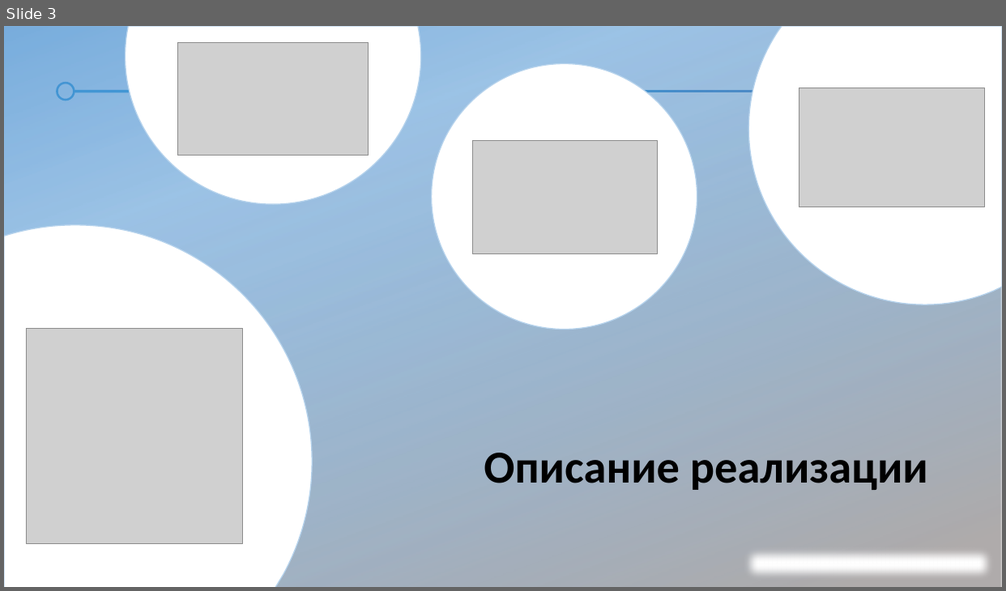
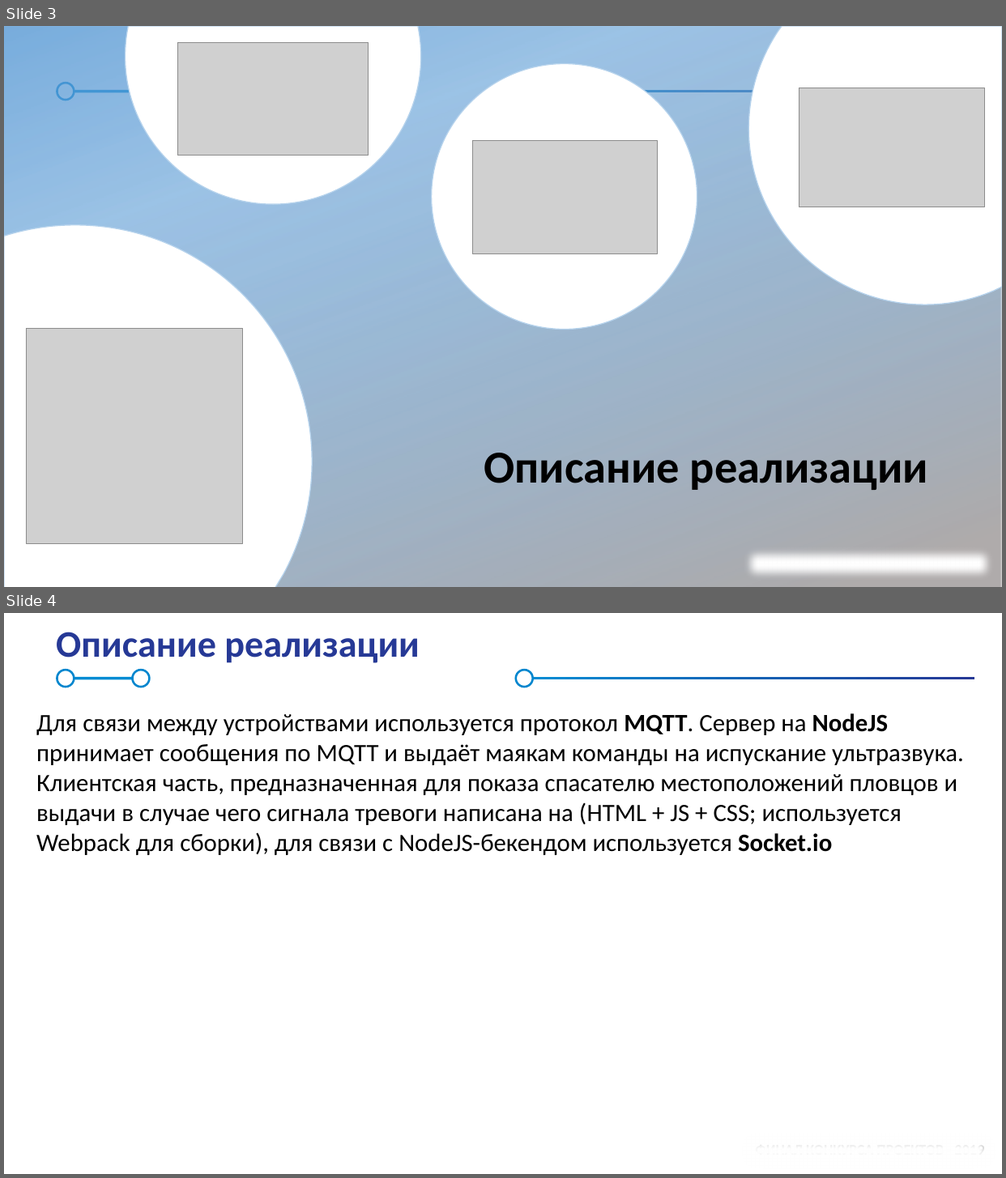
Before and after one commit to hyperapps19/RescuerHelper_presentation, a slide deck: Проект «Помощник спасателя».pptx. Shown one above the other, each under a label of ours: slide 3 before the commit, slides 3 and 4 after it. The pictures are 1006x591 and 1006x1178 pixels, drawn with LibreOffice and Linux fonts; fonts in the diff are those of the drawing; grey boxes stand for pictures; background and template pictures are left out. Boxes give left, top, right and bottom in pixels: in the first picture for what was removed or moved away, otherwise in the second. Text is boxed around its words. In the diff, an @@ line names an element or a change of style, - is before the commit and + after.

Commit message:
Update Проект «Помощник спасателя».pptx
1

```diff
--- a/Проект «Помощник спасателя».pptx
+++ b/Проект «Помощник спасателя».pptx
@@ slide 4 added at <box>4,613,1002,1174</box>, background #FFFFFF; not listed: 7 template elements that a slide beside it also shows @@
@@ title added at <box>56,632,419,663</box>, 36 pt, text #263996, bold @@
+Описание реализации
@@ text added at <box>36,713,964,855</box>, 24 pt, text #000000 @@
+Для связи между устройствами используется протокол MQTT. Сервер на NodeJS принимает сообщения по MQTT и выдаёт маякам команды на испускание ультразвука. Клиентская часть, предназначенная для показа спасателю местоположений пловцов и выдачи в случае чего сигнала тревоги написана на (HTML + JS + CSS; используется Webpack для сборки), для связи с NodeJS-бекендом используется Socket.io
@@ rectangle added at <box>739,1131,999,1172</box>, fill #FFFFFF, outline #FFFFFF 1 pt @@
```
